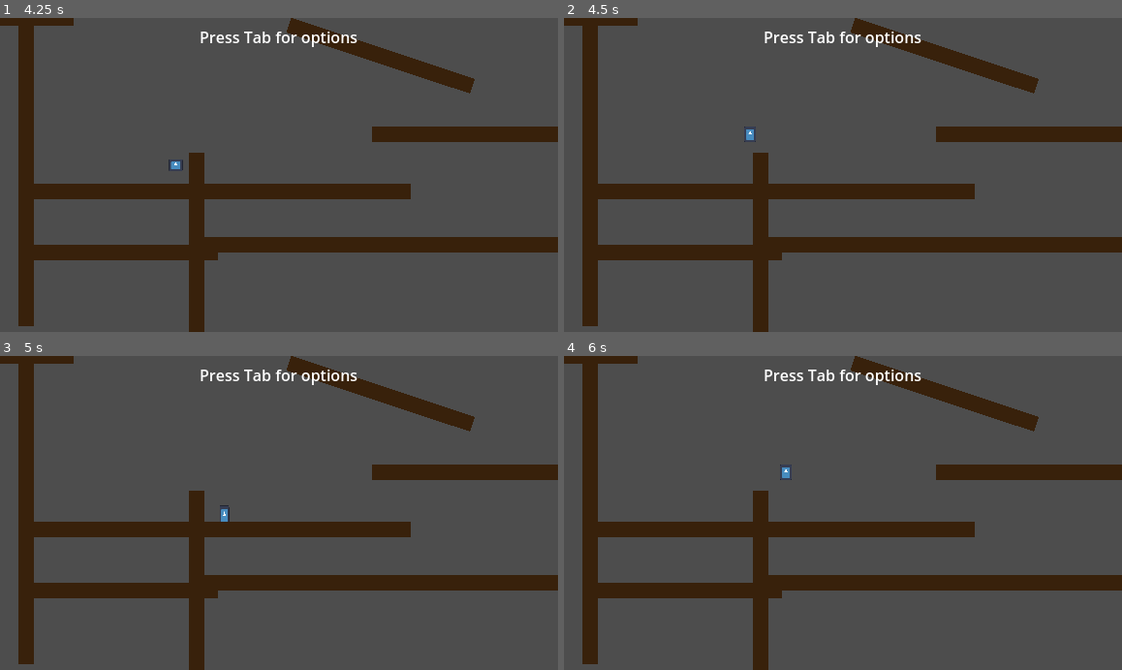
Above: before the commit, frames 1-4 (two rows, left to right).
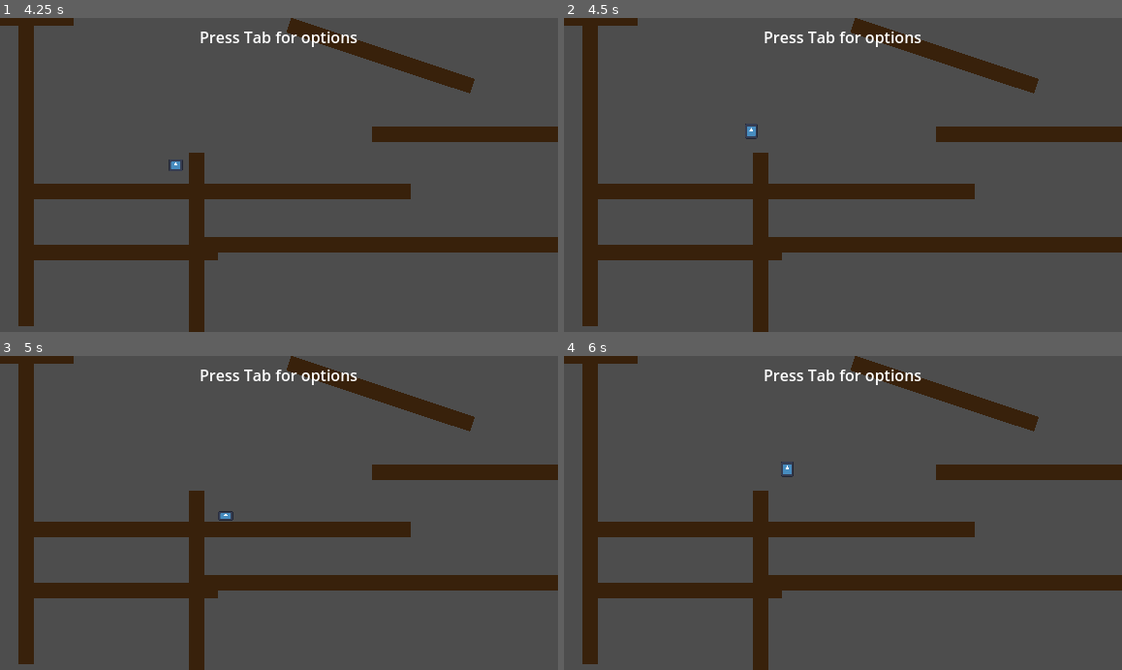
Above: after the commit, the same moments.

Repository: greatmomo/Advanced-Character-Controller
Game: Godot game, scene res://world.tscn
The game is run twice, just before and just after one commit, with the same random seed, the same clock (stepped at 60 frames per second) and the same inputs. The engine's default icon, where the game draws it, is replaced by a stand-in: a white triangle on a blue panel in a dark square.
Inputs (mouse positions are in pixels of both pictures, inside the frame that each line leads up to):
- Up to frame 1 (4.25 s): tap Enter at 0.5 s; hold Space (jump) 0.53-1.28 s; hold D (move_right) 0.53-2.03 s; tap Ctrl (dash) at 1.35 s; tap Space (jump) at 1.52, 1.55, 1.82, 2.3, 3.5, 3.6, 3.77, 4.07 s; hold A (move_left) 2.03-2.75 s; hold Tab (show_ui) 2.03-2.75 s; click (72, 105) at 2.75 s; hold D (move_right) from 3.53 s (still down)
- Up to frame 2 (4.5 s): keep holding D (move_right); hold Space (jump) from 4.28 s (still down); tap Ctrl (dash) at 4.35 s
- Up to frame 3 (5 s): keep holding D (move_right); keep holding Space (jump)
- Up to frame 4 (6 s): release D (move_right) at 5.03 s; release Space (jump) at 5.03 s; hold A (move_left) 5.03-5.78 s; tap Tab (show_ui) at 5.1 s; tap Space (jump) at 5.27, 5.3, 5.57 s; hold D (move_right) from 5.78 s (still down); hold Space (jump) from 5.78 s (still down)

Frame 1 is identical in both runs. In frame 2, less than 0.1% of the frame differs, in the area x 32-35%, y 33-40%; in frame 3, less than 0.1%, in the area x 39-42%, y 47-53%; in frame 4, less than 0.1%.

Commit message:
fix falling missed frame

Diff:
--- a/Player/Run.gd
+++ b/Player/Run.gd
@@ -8,10 +8,6 @@
 	pass
 
 func physics_update(delta) -> void:
-	if not player.is_on_floor():
-		state_machine.transition_to("Air")
-		return
-
 	player.sprite_2d.scale.y = lerp(player.sprite_2d.scale.y, 1.0 * player.player_scale, 1 - pow(0.1 * player.player_scale, delta))
 	player.sprite_2d.scale.x = lerp(player.sprite_2d.scale.x, 1.0 * player.player_scale, 1 - pow(0.1 * player.player_scale, delta))
 
@@ -21,7 +17,9 @@
 	player.velocity.y += player.gravity * delta
 	player.move_and_slide()
 
-	if Input.is_action_just_pressed("jump"):
+	if not player.is_on_floor():
+		state_machine.transition_to("Air")
+	elif Input.is_action_just_pressed("jump"):
 		state_machine.transition_to("Air", {do_jump = true})
 	elif Input.is_action_just_pressed("dash") and player.can_dash:
 		state_machine.transition_to("Dash")
